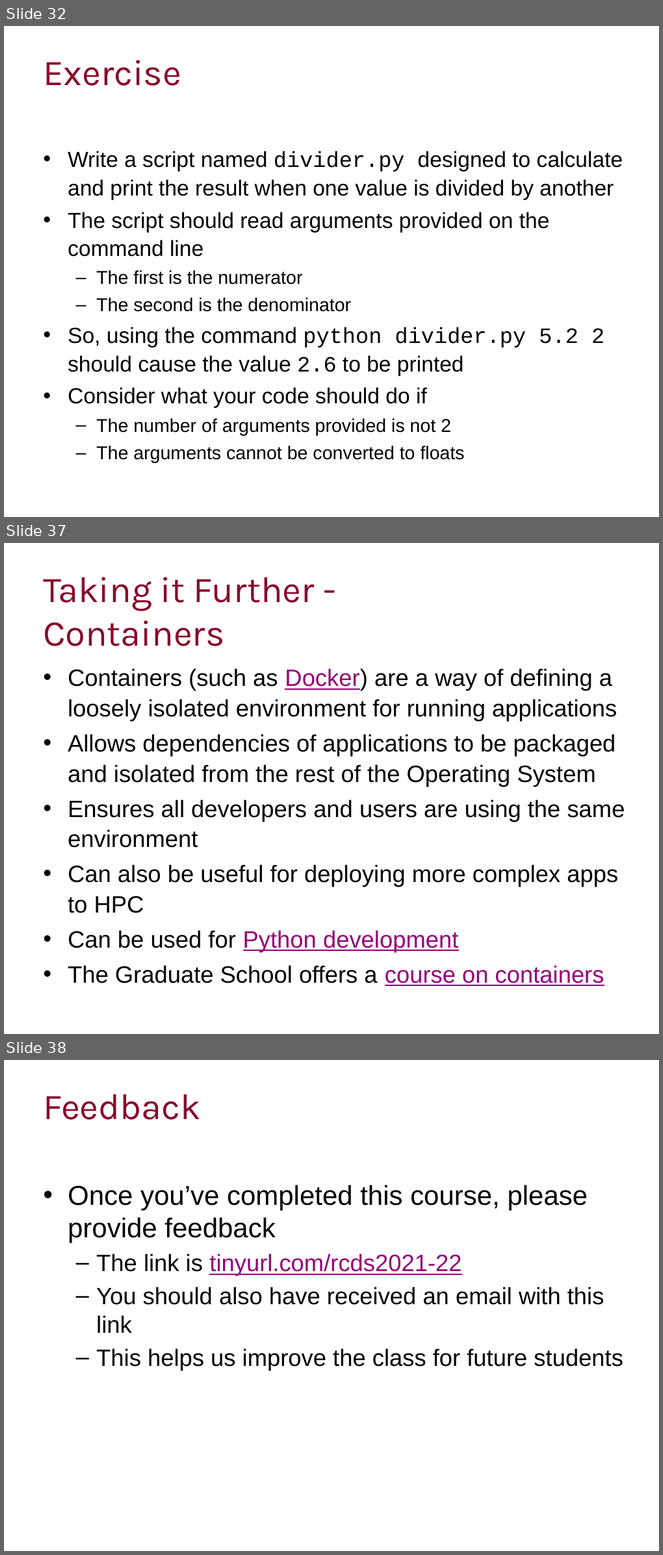
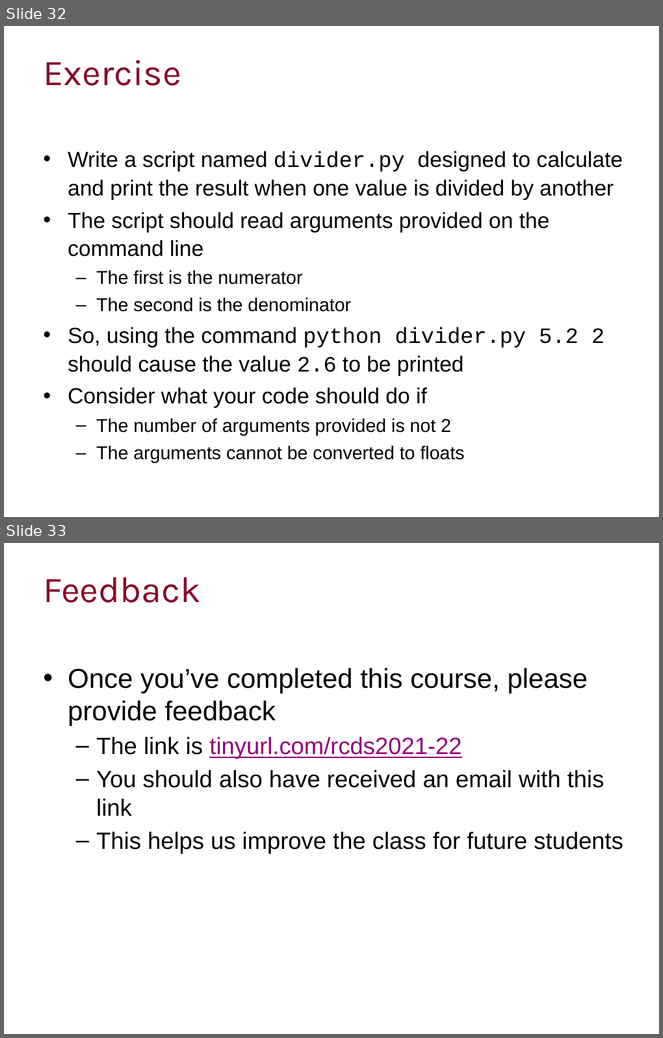
Before and after one commit to ImperialCollegeLondon/RCDS-managing-and-running-python-effectively, a slide deck: Managing and Running Python Effectively.pptx. Shown one above the other, each under a label of ours: slides 32, 37 and 38 before the commit, slides 32 and 33 after it; the slides between them are not shown. The pictures are 663x1555 and 663x1038 pixels, drawn with LibreOffice and Linux fonts; fonts in the diff are those of the drawing; background and template pictures are left out. Boxes give left, top, right and bottom in pixels: in the first picture for what was removed or moved away, otherwise in the second. Text is boxed around its words. In the diff, an @@ line names an element or a change of style, - is before the commit and + after.

```diff
--- a/Managing and Running Python Effectively.pptx
+++ b/Managing and Running Python Effectively.pptx
@@ slide 37 removed at box(4, 543, 659, 1034), background #FFFFFF @@
@@ title removed at box(43, 577, 315, 646) @@
-Taking it Further - Containers
@@ text removed at box(68, 668, 625, 986) @@
-• Containers (such as Docker) are a way of defining a loosely isolated environment for running applications
-• Allows dependencies of applications to be packaged and isolated from the rest of the Operating System
-• Ensures all developers and users are using the same environment
-• Can also be useful for deploying more complex apps to HPC
-• Can be used for Python development
-• The Graduate School offers a course on containers
@@ what was slide 38 is now slide 33 @@
```
Also in this commit, not shown: 4 other slides removed.
